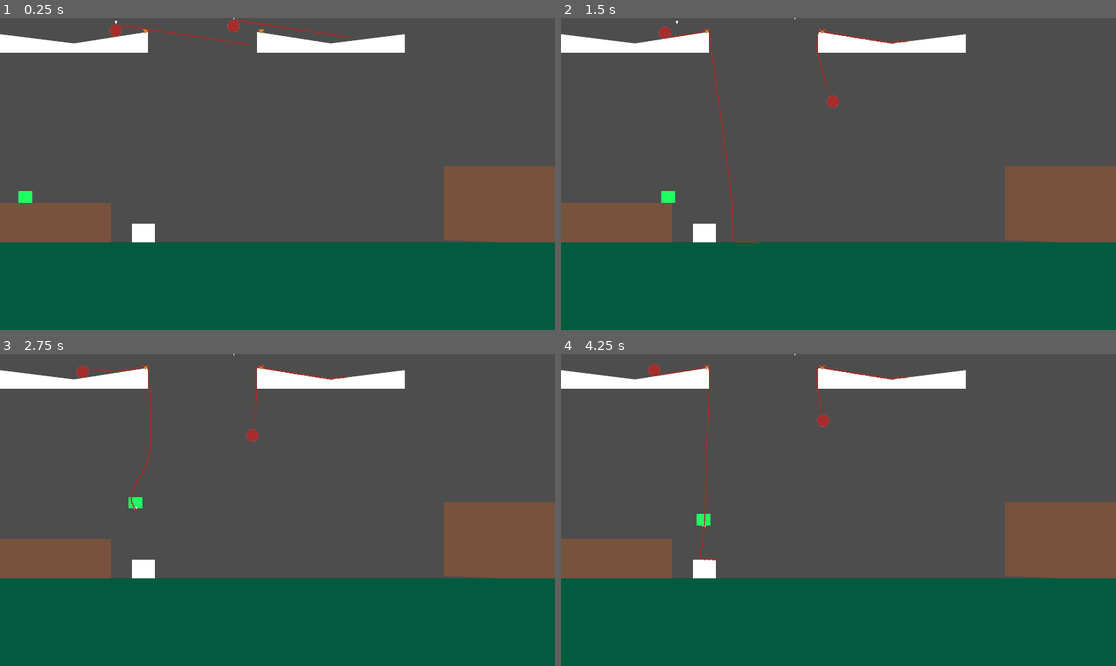
Above: before the commit, frames 1-4 (two rows, left to right).
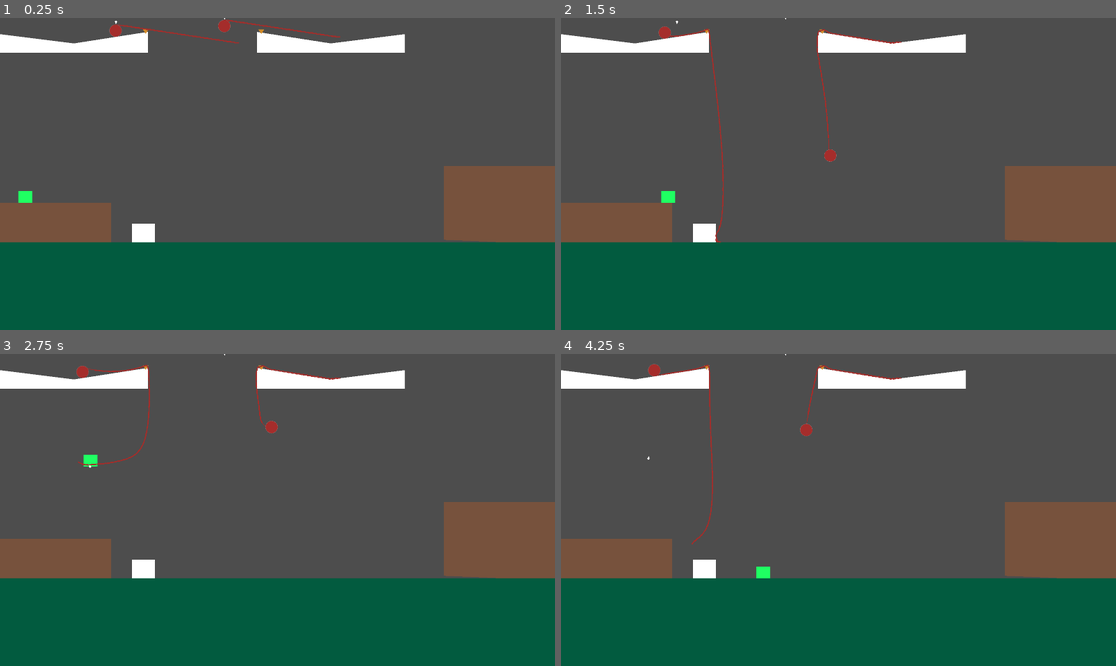
Above: after the commit, the same moments.

Repository: Musa-E/CS422---Group-Project
Game: Godot game, scene res://Levels/TestLevels/RopeSwingTest.tscn
The game is run twice, just before and just after one commit, with the same random seed, the same clock (stepped at 60 frames per second) and the same inputs.
Inputs (mouse positions are in pixels of both pictures, inside the frame that each line leads up to):
- Up to frame 1 (0.25 s): no input
- Up to frame 2 (1.5 s): tap Enter (ui_accept) at 0.5, 0.77 s; move the mouse to (960, 158) at 0.52 s; hold Right mouse button (grab) 0.53-1.28 s; hold Right (ui_right) from 0.53 s (still down); click (960, 158) at 0.67 s; move the mouse to (727, 189) at 1.27 s; right-click (727, 189) at 1.35 s
- Up to frame 3 (2.75 s): tap Enter (ui_accept) at 1.52 s; move the mouse to (333, 441) at 2.02 s; release Right (ui_right) at 2.03 s; hold Left (ui_left) from 2.03 s (still down); hold Right mouse button (grab) from 2.03 s (still down); click (333, 441) at 2.1 s
- Up to frame 4 (4.25 s): move the mouse to (810, 572) at 2.77 s; release Left (ui_left) at 2.78 s; release Right mouse button (grab) at 2.78 s; hold Right (ui_right) from 2.78 s (still down); right-click (810, 572) at 2.85 s; click (810, 572) at 2.92 s; tap Enter (ui_accept) at 3.02, 3.77 s; move the mouse to (1005, 556) at 3.52 s; hold Right mouse button (grab) from 3.53 s (still down)

The runs differ from the first frame. In frame 1, 0.3% of the frame differs, in the area x 39-63%, y 0-9%; in frame 2, 0.6%; in frame 3, 0.6%; in frame 4, 0.7%, in the area x 15-63%, y 0-72%.

Commit message:
Character controller probably good enough for functional prototype

Diff:
--- a/catandyarn/Levels/TestLevels/RopeSwingTest.tscn
+++ b/catandyarn/Levels/TestLevels/RopeSwingTest.tscn
@@ -221,11 +221,11 @@
 
 [node name="YarnRoot" parent="Components" instance=ExtResource("3_xepom")]
 position = Vector2(-504, -8)
-rope_segment_scene = SubResource("PackedScene_smqai")
-on_start_segments = 35
+rope_segment_scene = SubResource("PackedScene_41au3")
+on_start_segments = 32
 
 [node name="YarnRoot2" parent="Components" instance=ExtResource("3_xepom")]
-position = Vector2(-96, -24)
-rope_segment_scene = SubResource("PackedScene_ysnld")
+position = Vector2(-128, -24)
+rope_segment_scene = SubResource("PackedScene_43qcb")
 on_start_segments = 30
 yarn_mass = 0.5
--- a/catandyarn/Player/Cat.gd
+++ b/catandyarn/Player/Cat.gd
@@ -1,11 +1,13 @@
 extends CharacterBody2D
 
-# todo:: convert character controller to a rigidbody for better interaction with yarn & rope
+# todo:: convert character controller to a rigidbody for better interaction with yarn & rope physics.
 
 # export so we can toy around with these values later.
 @export var SPEED = 300.0
+@export var ACCELERATION = 50.0
 @export var CLIMB_SPEED = 4.0
 @export var JUMP_VELOCITY = -400.0
+@export var IMPULSE_MULTIPLIER = 10.0
 
 @export var swipe_component: Area2D
 @export var animations: AnimationPlayer
@@ -39,7 +41,17 @@
 	#return State.IDLE
 
 func normal_movement(delta: float, input: Vector2) -> void:
+	# let the player interact with the ground.
 	collision_mask = 1
+
+	# todo:: This does not work with the existing way the player moves,
+	#        x velocity is set after the velocity is set after detatching
+	#        from the rope. We should be adding the velocities and damping
+	if current_state == State.ATTACHED:
+		# set the velocity of the player to keep momentum from the rope
+		if len(attached_rope_segments) > 0:
+			velocity = attached_rope_segments.keys()[0].linear_velocity
+
 	# Add the gravity.
 	if not is_on_floor():
 		velocity += get_gravity() * delta
@@ -48,8 +60,9 @@
 	if input.y != 0 and is_on_floor():
 		velocity.y = JUMP_VELOCITY
 
-	velocity.x = input.x * SPEED if input.x else move_toward(velocity.x, 0, SPEED)
+	velocity.x = input.x * SPEED if input.x else move_toward(velocity.x, 0, ACCELERATION)
 	current_state = State.MOVING if velocity.x != 0 else State.IDLE
+	#print(velocity)
 	move_and_slide()
 
 # code for when the player is attached to a rope. We should apply forces instead
@@ -68,6 +81,11 @@
 
 	# temporary
 	var direction := Input.get_axis("ui_up", "ui_down")
+	var impulse = Vector2.RIGHT * IMPULSE_MULTIPLIER * input.x
+
+	# apply an impulse based on the movement direction to all nearby segments
+	for segment in attached_rope_segments:
+		segment.apply_central_force(impulse)
 
 	# if we just latched onto the rope, find the closest offset on the path
 	if current_state != State.ATTACHED:
@@ -107,5 +125,5 @@
 func _on_check_rope_touch_body_exited(body: Node2D) -> void:
 	attached_rope_segments.erase(body) # remove the rope segment so we don't accidentally apply forces to it.
 	#print(attached_rope_segments)
-	#if len(attached_rope_segments) < 1:
-		#can_attach = false
+	if len(attached_rope_segments) < 1:
+		can_attach = false
--- a/catandyarn/Yarn/yarn.gd
+++ b/catandyarn/Yarn/yarn.gd
@@ -69,7 +69,6 @@
 
 	if use_debug:
 		debug_segments += 1
-		print("Created new rope segment ", debug_segments)
 
 func update_rope_path() -> void:
 	# get each bone in the softbody and update the points in the existing path
Not shown: 3 places in catandyarn/Levels/TestLevels/RopeSwingTest.tscn that only renumber resources
